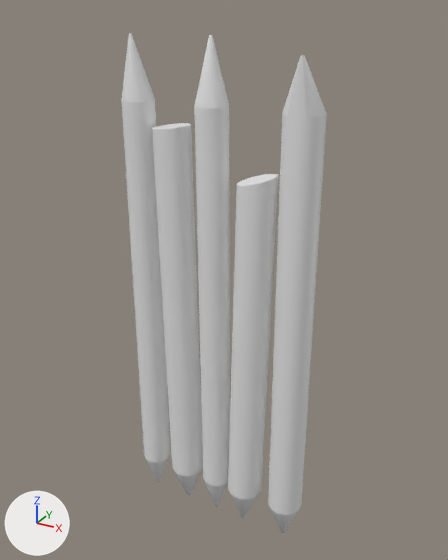
What one commit did to the FBX model Content/Models/Environment/Camp/Palisade_Wall.1_SM.fbx.
Before and after are seen from a 50 mm lens placed at (1.36, -3.42, 3.45), pointed at (-0.57, 0.09, 1.69). The axes (+X, +Y, +Z) are drawn at lower left. The lights are the same throughout. Materials are left out; every surface is plain grey.

Names of what the first picture shows: 'Palisade_Wall.1_SM'.
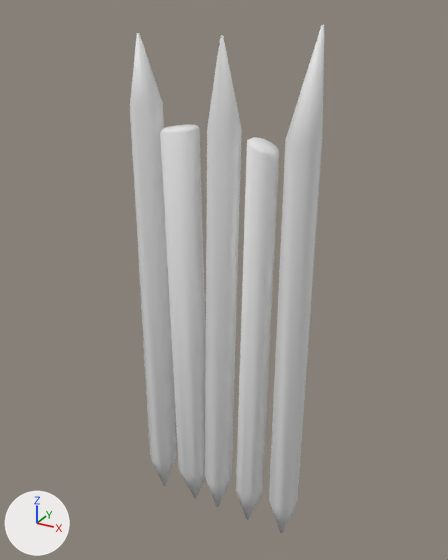
Changed parts and their boxes (x1, y1, x2, y2) in the pictures (448 x 560 px; the box of a moved part takes in the faces that stretch with it):
'Palisade_Wall.1_SM', reshaped, turned, rescaled
    before: (121, 33, 327, 534)
    after: (130, 25, 325, 534)
part 1 of me_cylinder_012, moved or reshaped
    before: (268, 55, 327, 534)
    after: (130, 33, 176, 486)
part 2 of me_cylinder_012, added
    after: (269, 25, 325, 534)
part 3 of me_cylinder_012, added
    after: (236, 137, 279, 520)
part 4 of me_cylinder_012, added
    after: (205, 35, 242, 508)
part 5 of me_cylinder_012, added
    after: (160, 125, 206, 499)
part 6 of me_cylinder_012, deleted
    before: (194, 35, 230, 507)
part 7 of me_cylinder_012, deleted
    before: (121, 33, 170, 484)
part 8 of me_cylinder_012, deleted
    before: (228, 174, 278, 518)
part 9 of me_cylinder_012, deleted
    before: (152, 123, 203, 496)

What the commit changed:
me_cylinder_012 is used by ob_palisade_wall_1_sm; location (0.0, 0.0, 0.0); rotation (1.571, 0.0, 1.571), in degrees (90, 0, 90); scale (0.00148, 0.0144, 0.00148).
me_cylinder_012 had 256 vertices, 192 faces and spanned x -90.0..90.0, y -22.0..228.0, z -861.0..84.0.
me_cylinder_012 now has 284 vertices, 220 faces and spans x -1.0..0.0, y 0.0, z 0.0..3.0.
me_cylinder_012 part 1: the loose piece of 56 vertices spanning x -86.0..86.0, y -22.0..222.0, z -84.0..84.0 is multiplied about the mesh origin by the matrix ((0.0, 0.0, 0.001), (0.001, 0.0, 0.0), (0.0, 0.015, 0.0)).
me_cylinder_012 part 2: a new loose piece of 56 vertices spanning x 0.0, y 0.0, z 0.0..3.0.
me_cylinder_012 part 3: a new loose piece of 56 vertices spanning x 0.0, y 0.0, z 0.0..3.0.
me_cylinder_012 part 4: a new loose piece of 56 vertices spanning x -1.0..0.0, y 0.0, z 0.0..3.0.
me_cylinder_012 part 5: a new loose piece of 56 vertices spanning x -1.0, y 0.0, z 0.0..3.0.
me_cylinder_012 part 6: the loose piece of 56 vertices spanning x -74.0..74.0, y -22.0..228.0, z -485.0..-328.0 is deleted.
me_cylinder_012 part 7: the loose piece of 56 vertices spanning x -74.0..74.0, y -22.0..228.0, z -861.0..-717.0 is deleted.
me_cylinder_012 part 8: the loose piece of 42 vertices spanning x -90.0..90.0, y -21.0..173.0, z -318.0..-108.0 is deleted.
me_cylinder_012 part 9: the loose piece of 42 vertices spanning x -86.0..86.0, y -22.0..191.0, z -700.0..-500.0 is deleted.
me_cylinder_012 part 10: the surface is now shaded smooth.
Object 'Palisade_Wall.1_SM' (ob_palisade_wall_1_sm) turns from (90, 0, 90) to (0, 0, 0) degrees about x, y and z.
Object 'Palisade_Wall.1_SM' (ob_palisade_wall_1_sm) is rescaled from (0.00148, 0.0144, 0.00148) to (1.0, 1.0, 1.0).
